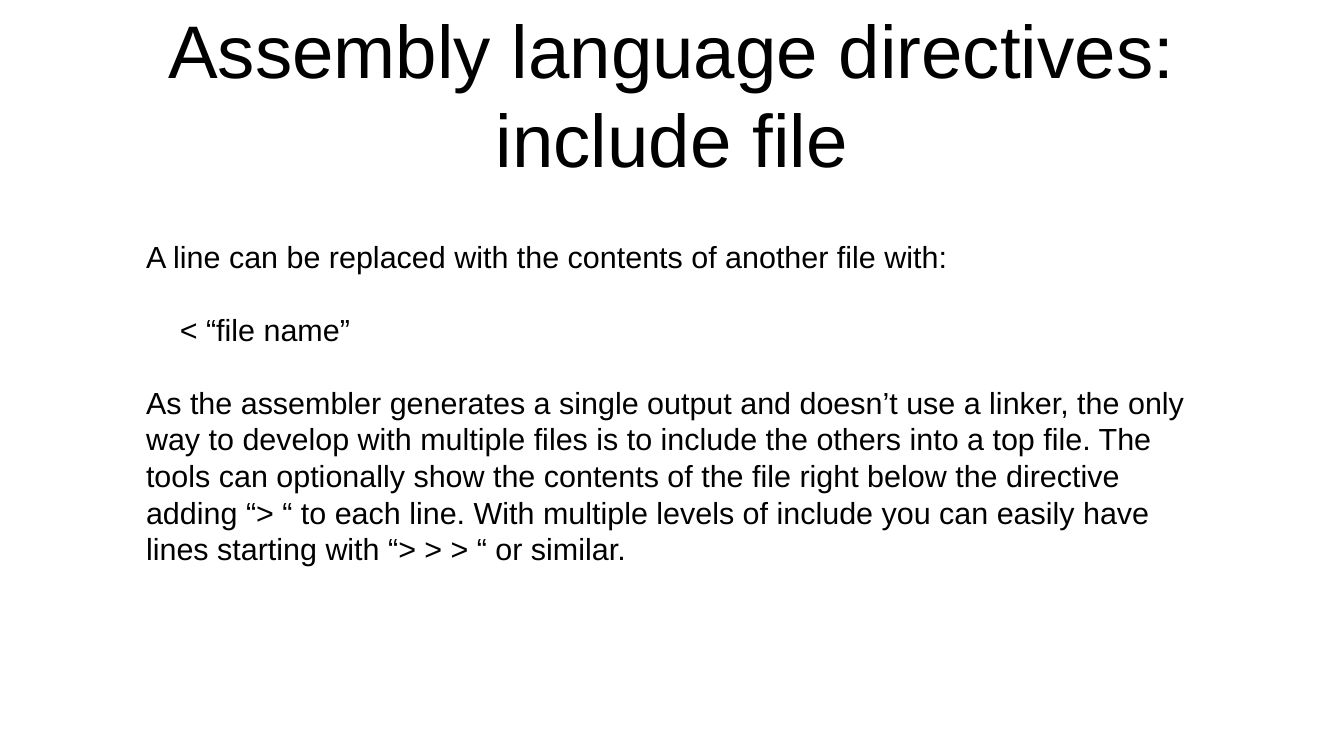
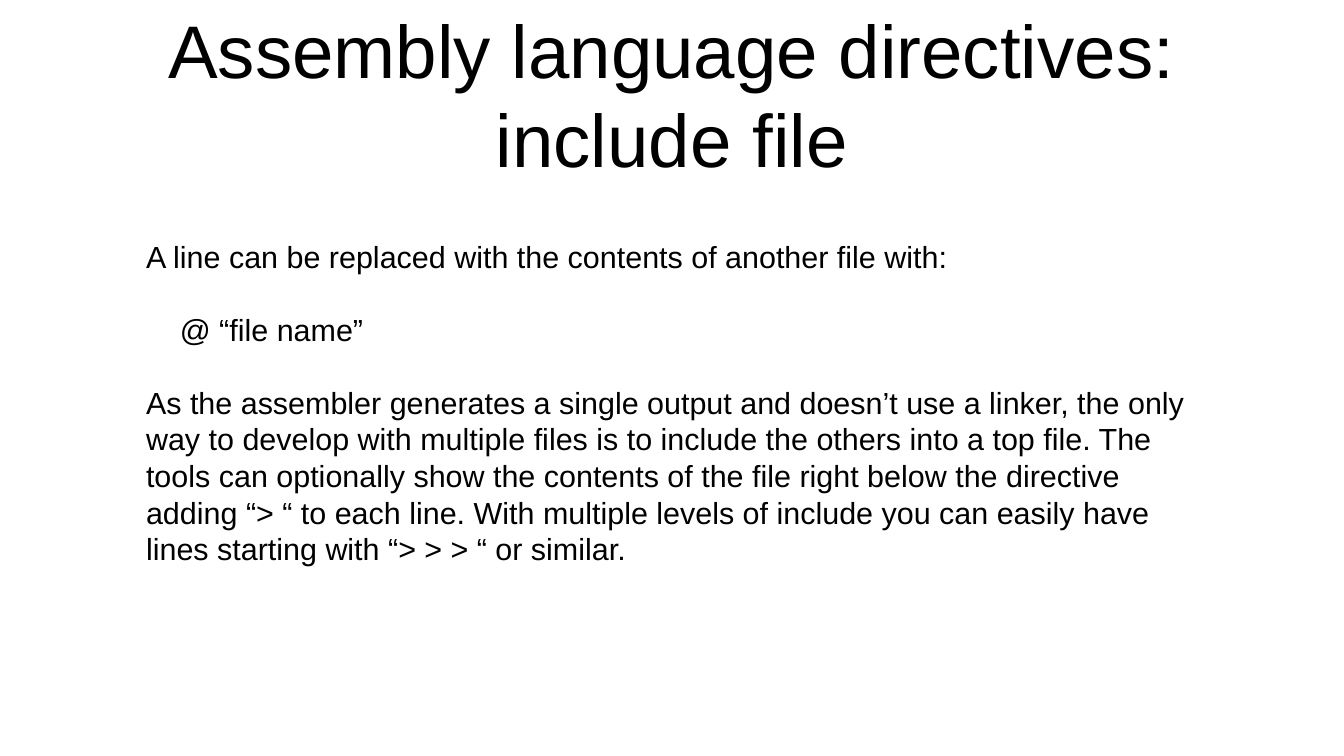
Before and after one commit to jeceljr/baby42, a slide deck: slide 32 of doc/baby42_slides.odp (slide 31 before the commit). Drawn at 1344x756 pixels with LibreOffice and Linux fonts; fonts in the diff are those of the drawing. Boxes give left, top, right and bottom in pixels: in the first picture for what was removed or moved away, otherwise in the second. Text is boxed around its words. In the diff, an @@ line names an element or a change of style, - is before the commit and + after.

```diff
--- a/doc/baby42_slides.odp
+++ b/doc/baby42_slides.odp
@@ text at bbox=[219, 319, 363, 342]: text changed @@
-< “file name”
+@ “file name”
```
Also in this commit, not shown: 19 other slides changed, 1 slide added, 1 other file.
